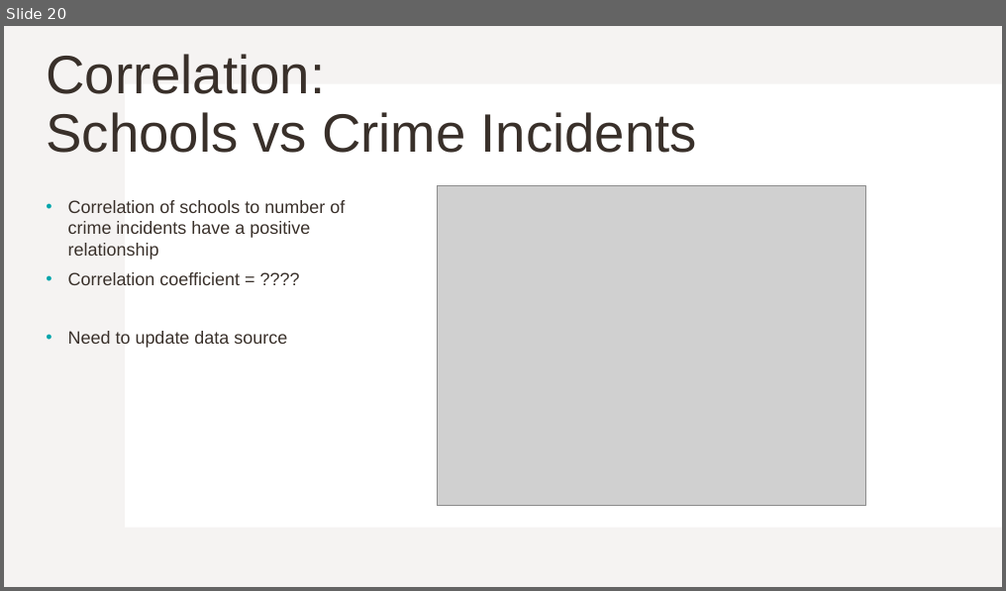
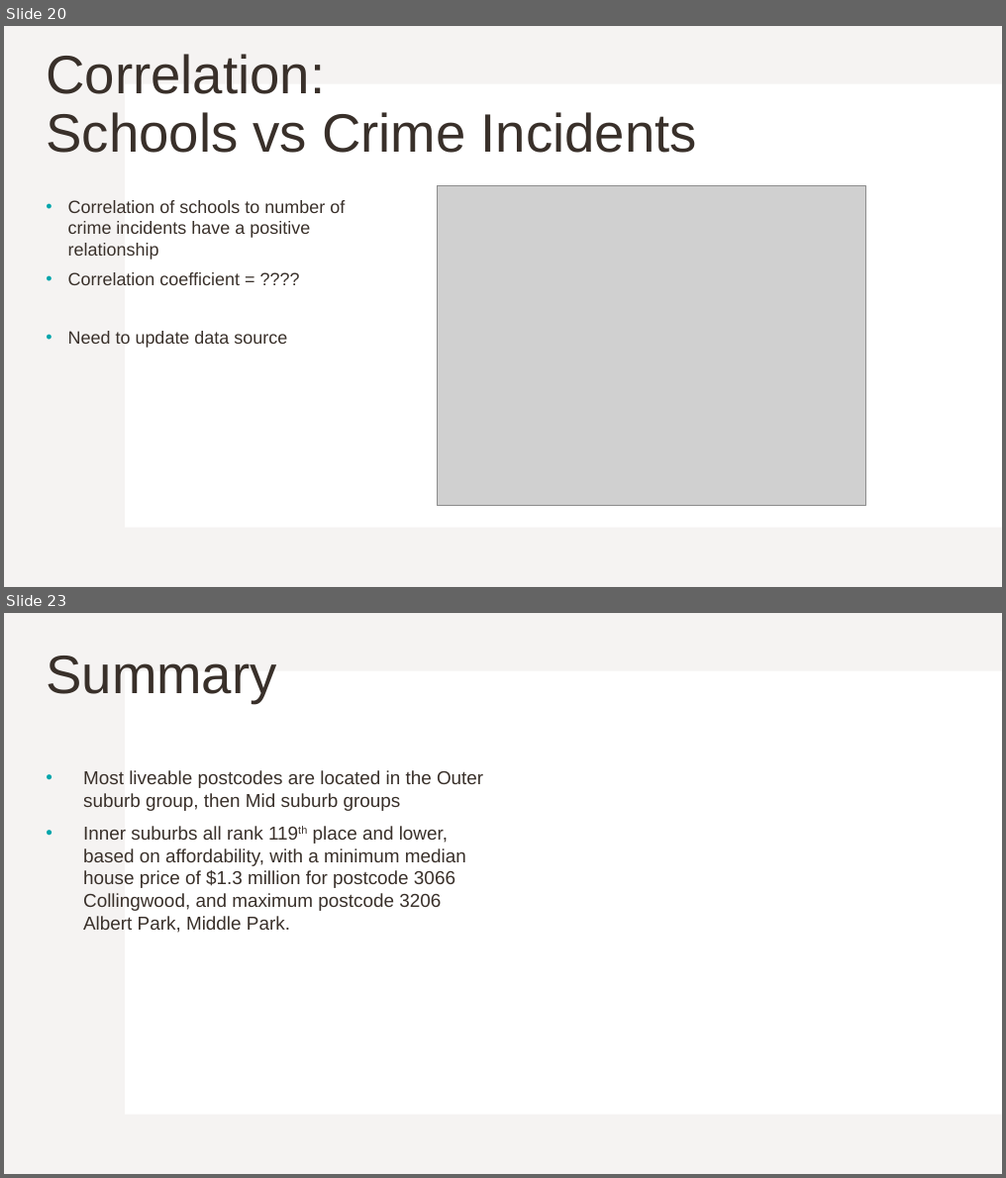
Before and after one commit to Kakhai1/bootcamp_project, a slide deck: Project 1 - Group 6 Slides_KT.pptx. Shown one above the other, each under a label of ours: slide 20 before the commit, slides 20 and 23 after it; the slides between them are not shown. The pictures are 1006x591 and 1006x1178 pixels, drawn with LibreOffice and Linux fonts; fonts in the diff are those of the drawing; grey boxes stand for pictures. Boxes give left, top, right and bottom in pixels: in the first picture for what was removed or moved away, otherwise in the second. Text is boxed around its words. In the diff, an @@ line names an element or a change of style, - is before the commit and + after.

```diff
--- a/Project 1 - Group 6 Slides_KT.pptx
+++ b/Project 1 - Group 6 Slides_KT.pptx
@@ slide 23 added at [4, 613, 1002, 1174], background #FFFFFF; not listed: 2 template elements that a slide beside it also shows @@
@@ title added at [46, 656, 276, 703], 52 pt, text #39302A @@
+Summary
@@ text added at [83, 770, 483, 933], 18 pt, text #39302A @@
+• Most liveable postcodes are located in the Outer suburb group, then Mid suburb groups
+• Inner suburbs all rank 119th place and lower, based on affordability, with a minimum median house price of $1.3 million for postcode 3066 Collingwood, and maximum postcode 3206 Albert Park, Middle Park.
```
Also in this commit, not shown: 1 slide changed, 2 other slides added.
